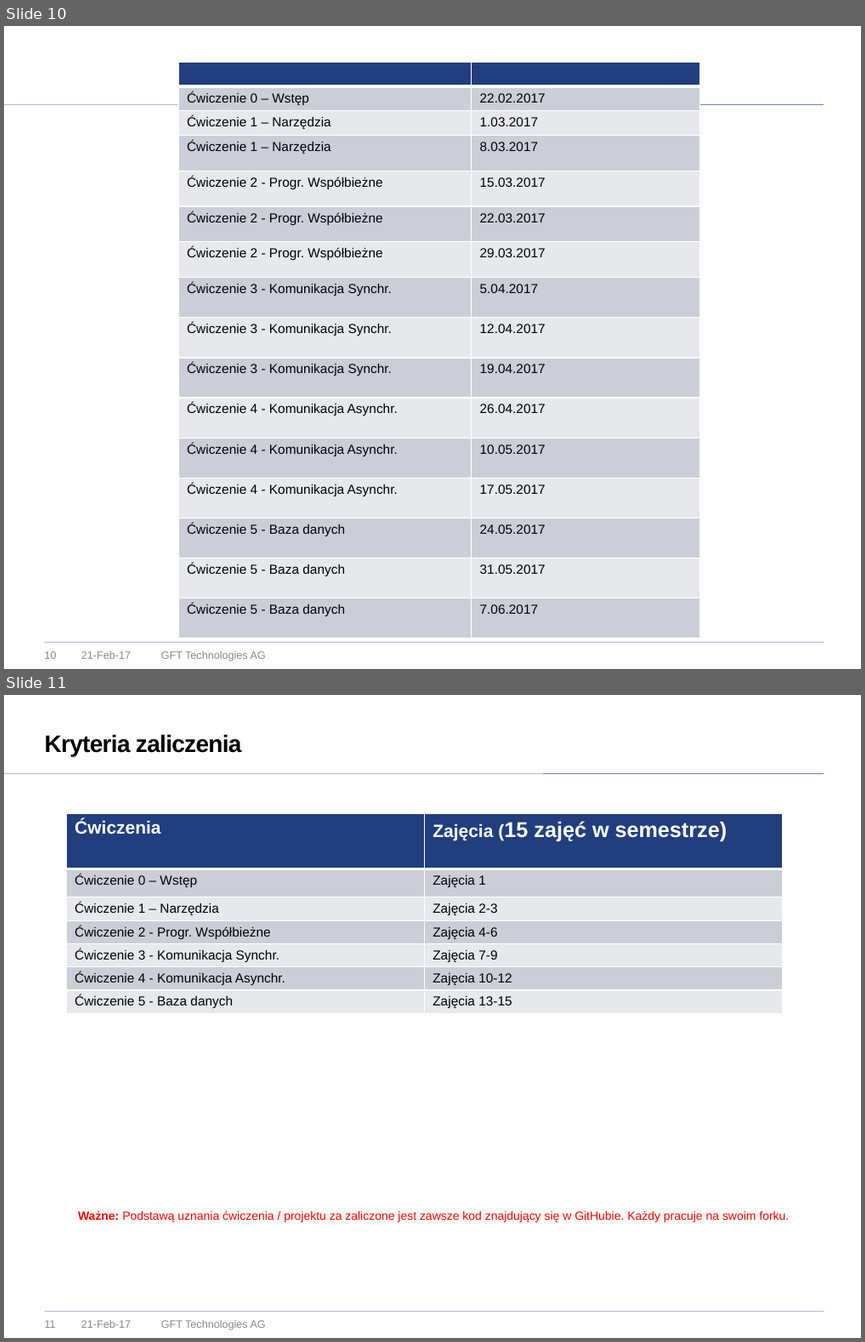
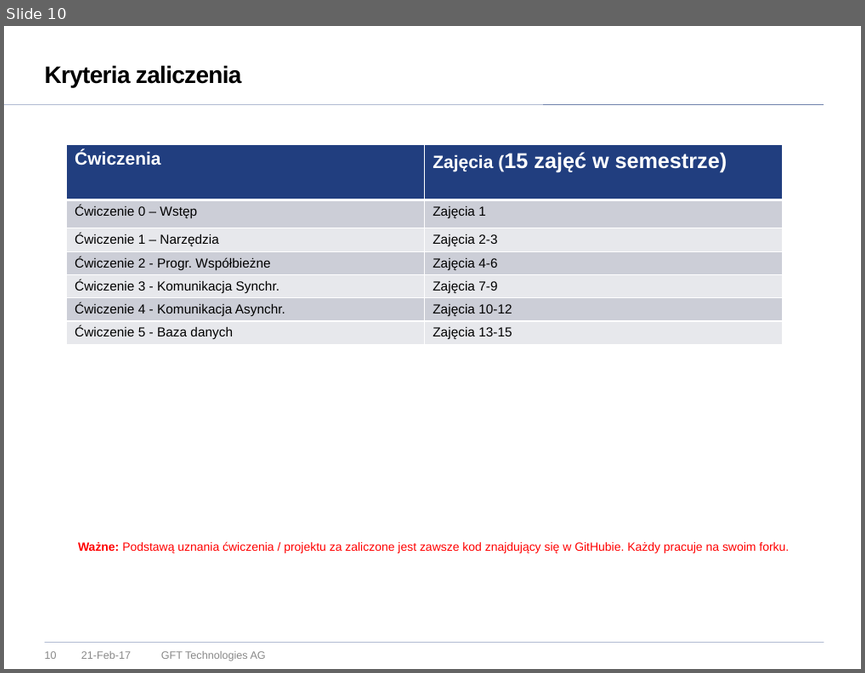
Before and after one commit to vego1mar/exercise0, a slide deck: WDSR - zarys programu.pptx. Shown one above the other, each under a label of ours: slides 10 and 11 before the commit, slide 10 after it. The pictures are 865x1342 and 865x673 pixels, drawn with LibreOffice and Linux fonts; fonts in the diff are those of the drawing; background and template pictures are left out. Boxes give left, top, right and bottom in pixels: in the first picture for what was removed or moved away, otherwise in the second. Text is boxed around its words. In the diff, an @@ line names an element or a change of style, - is before the commit and + after.

```diff
--- a/WDSR - zarys programu.pptx
+++ b/WDSR - zarys programu.pptx
@@ slide 10 removed at box(4, 26, 861, 669), background #FFFFFF; not listed: 2 template elements that a slide beside it also shows @@
@@ table removed at box(178, 62, 699, 637), 16 rows, 2 columns @@
- | 
-Ćwiczenie 0 – Wstęp | 22.02.2017
-Ćwiczenie 1 – Narzędzia | 1.03.2017
-Ćwiczenie 1 – Narzędzia | 8.03.2017
-Ćwiczenie 2 - Progr. Współbieżne | 15.03.2017
-Ćwiczenie 2 - Progr. Współbieżne | 22.03.2017
-Ćwiczenie 2 - Progr. Współbieżne | 29.03.2017
-Ćwiczenie 3 - Komunikacja Synchr. | 5.04.2017
-Ćwiczenie 3 - Komunikacja Synchr. | 12.04.2017
-Ćwiczenie 3 - Komunikacja Synchr. | 19.04.2017
-Ćwiczenie 4 - Komunikacja Asynchr. | 26.04.2017
-Ćwiczenie 4 - Komunikacja Asynchr. | 10.05.2017
-Ćwiczenie 4 - Komunikacja Asynchr. | 17.05.2017
-Ćwiczenie 5 - Baza danych | 24.05.2017
-Ćwiczenie 5 - Baza danych | 31.05.2017
-Ćwiczenie 5 - Baza danych | 7.06.2017
@@ page number removed at box(45, 651, 57, 658) @@
-10
@@ text removed at box(81, 651, 131, 658) @@
-21-Feb-17
@@ text removed at box(161, 651, 266, 661) @@
-GFT Technologies AG
@@ what was slide 11 is now slide 10 @@
@@ page number at box(45, 651, 57, 658): text changed @@
-11
+10
```
Also in this commit, not shown: 6 slides changed.
